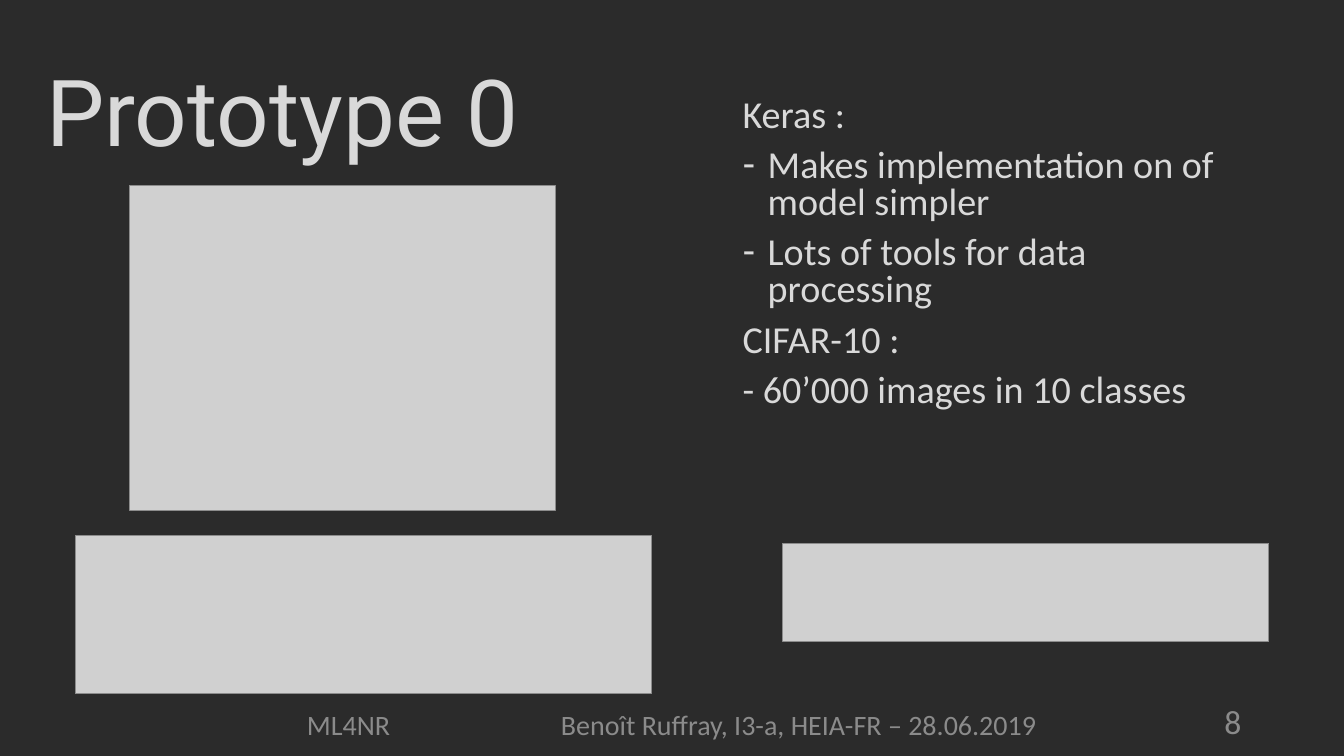
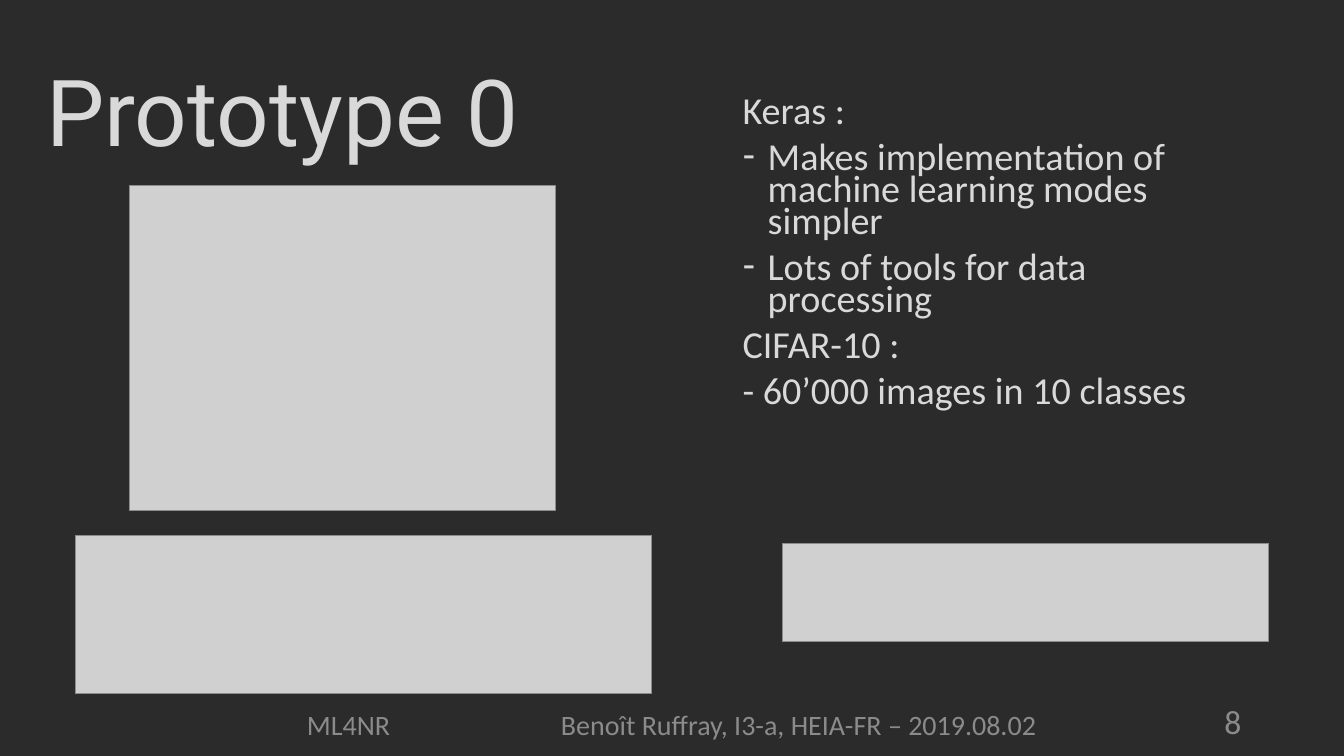
Before and after one commit to Johnatonb/IRENE, a slide deck: slide 8 of doc/presentation/ml4nr.pptx. Drawn at 1344x756 pixels with LibreOffice and Linux fonts; fonts in the diff are those of the drawing; grey boxes stand for pictures; background and template pictures are left out; a plain dark background stands for a picture behind light text. Boxes give left, top, right and bottom in pixels: in the first picture for what was removed or moved away, otherwise in the second. Text is boxed around its words. In the diff, an @@ line names an element or a change of style, - is before the commit and + after.

```diff
--- a/doc/presentation/ml4nr.pptx
+++ b/doc/presentation/ml4nr.pptx
@@ text at (743, 99, 1187, 411): line spacing 0.8 to 0.7 @@
@@ text at (768, 143, 1165, 240): text changed @@
-– Makes implementation on of model simpler
+– Makes implementation of machine learning modes simpler
@@ text at (307, 716, 1036, 740): text changed @@
-ML4NR Benoît Ruffray, I3-a, HEIA-FR – 28.06.2019
+ML4NR Benoît Ruffray, I3-a, HEIA-FR – 2019.08.02
```
Also in this commit, not shown: 9 other slides changed, 12 slides added, 53 other files.
